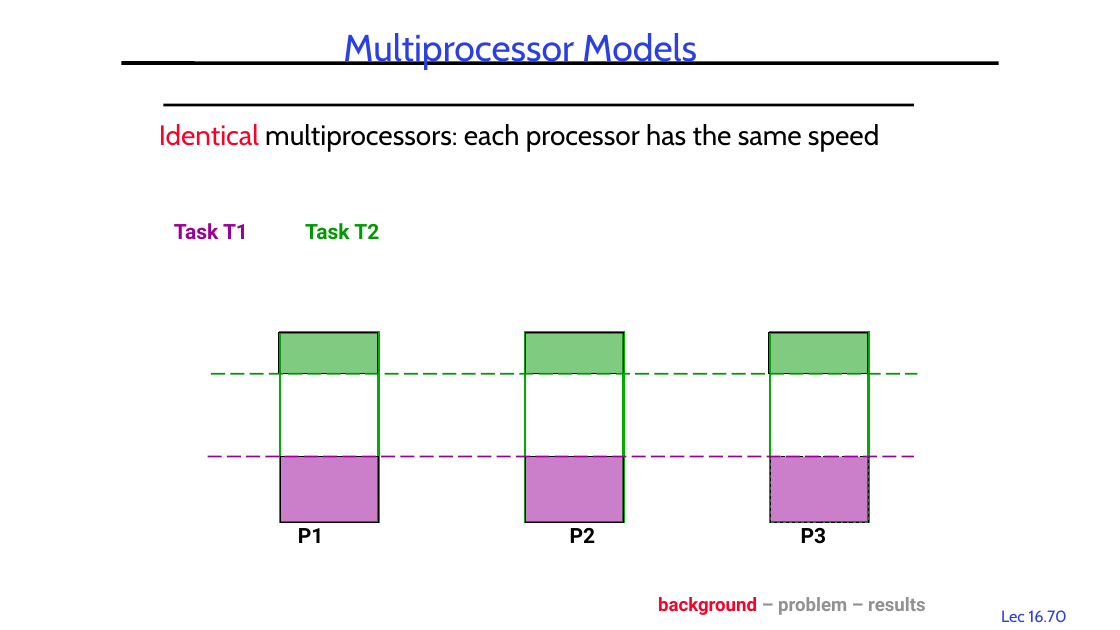
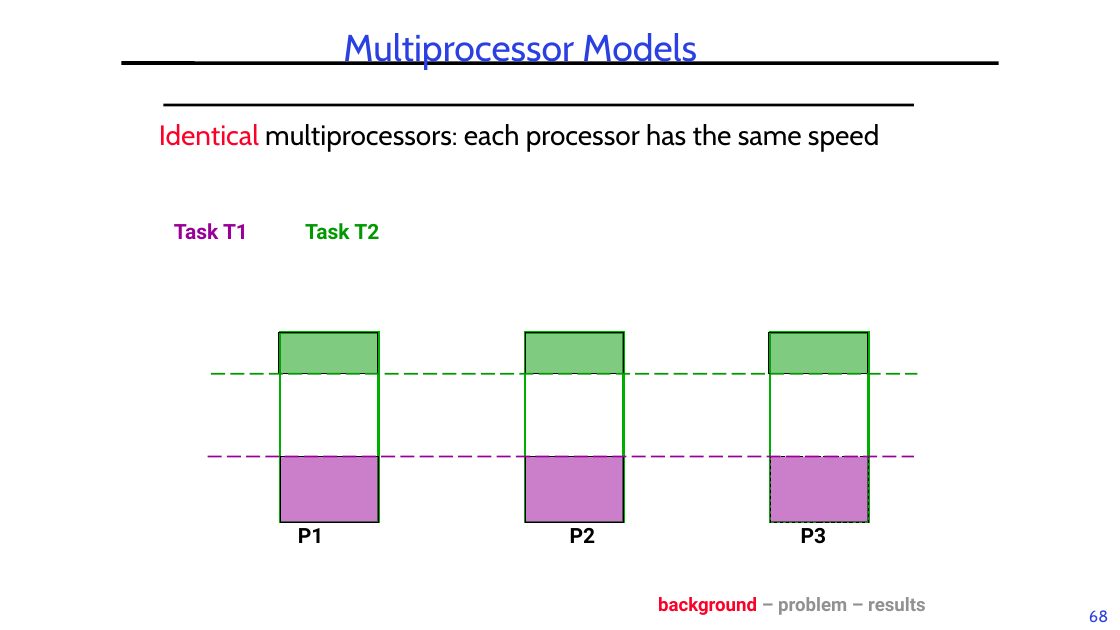
Before and after one commit to guhofstra/CSC256Fa25, a slide deck: slide 68 of PPTs/L6-RTScheduling.pptx (slide 70 before the commit). Drawn at 1120x630 pixels with LibreOffice and Linux fonts; fonts in the diff are those of the drawing. Boxes give left, top, right and bottom in pixels: in the first picture for what was removed or moved away, otherwise in the second. Text is boxed around its words. In the diff, an @@ line names an element or a change of style, - is before the commit and + after.

```diff
--- a/PPTs/L6-RTScheduling.pptx
+++ b/PPTs/L6-RTScheduling.pptx
@@ page number removed at [1001,610,1067,622] @@
-Lec 16.70
@@ page number added at [1089,610,1108,622], 14 pt, text #2A40E2 @@
+68
```
Also in this commit, not shown: 78 other slides changed, 2 slides removed, 1 other file.
